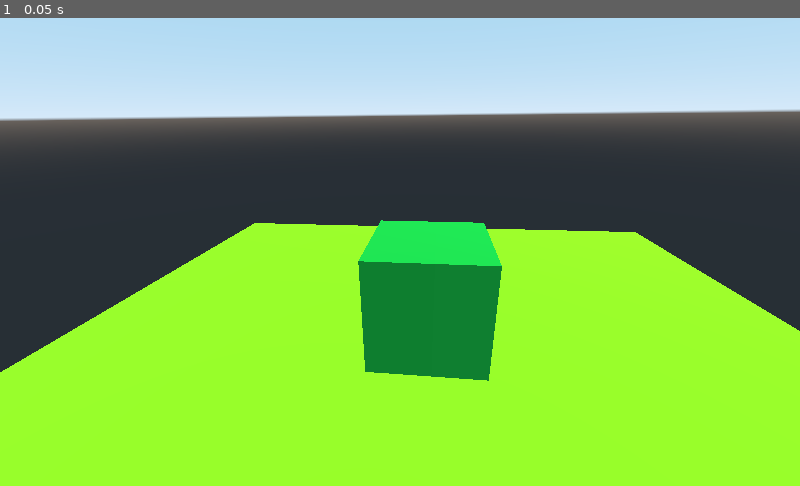
Above: before the commit, frame 1.
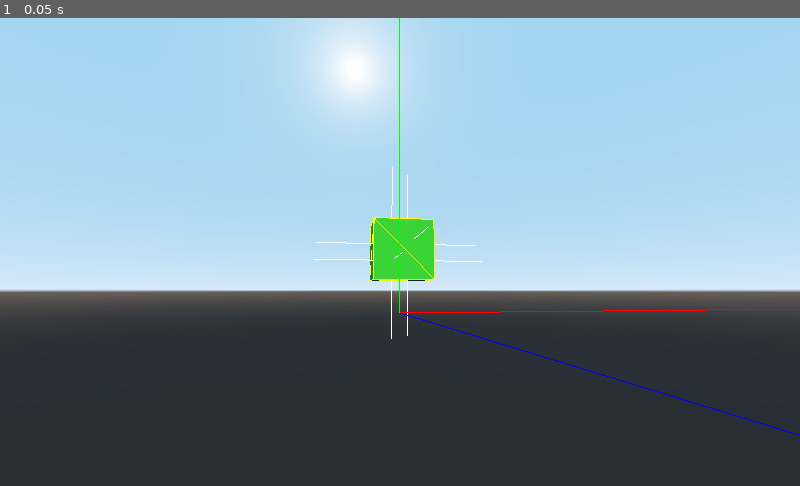
Above: after the commit, the same moment.

Repository: rballonline/MeshManipulation
Game: Godot game, scene res://Main.tscn
The game is run twice, just before and just after one commit, with the same random seed, the same clock (stepped at 60 frames per second) and the same inputs.
Inputs:
- Up to frame 1 (0.05 s): no input

The runs differ from the first frame. In frame 1, 88% of the frame differs, in the area x 0-100%, y 0-100%.

Commit message:
Completed

Diff:
--- a/Main.tscn
+++ b/Main.tscn
@@ -1,43 +1,27 @@
-[gd_scene load_steps=7 format=2]
+[gd_scene load_steps=5 format=2]
 
 [ext_resource path="res://Scripts/Main.gd" type="Script" id=1]
+[ext_resource path="res://Scripts/Camera.gd" type="Script" id=2]
 
-[sub_resource type="SpatialMaterial" id=1]
-albedo_color = Color( 0.0627451, 0.8, 0.25098, 1 )
-
-[sub_resource type="CubeMesh" id=2]
-material = SubResource( 1 )
-
-[sub_resource type="BoxShape" id=5]
-
-[sub_resource type="SpatialMaterial" id=3]
+[sub_resource type="SpatialMaterial" id=4]
 albedo_color = Color( 0.592157, 0.905882, 0.0862745, 1 )
 
-[sub_resource type="CubeMesh" id=4]
-material = SubResource( 3 )
+[sub_resource type="CubeMesh" id=5]
+material = SubResource( 4 )
 
 [node name="Main" type="Spatial"]
 transform = Transform( 1, 0, 0, 0, 0.99977, 0.021431, 0, -0.021431, 0.99977, 0, 0, 0 )
 script = ExtResource( 1 )
-show_wireframe = false
-show_axes = false
-show_face_normals = false
 
 [node name="Meshes" type="Node" parent="."]
 
 [node name="Cube" type="MeshInstance" parent="Meshes"]
 transform = Transform( 1, 0, 0, 0, 1, 0, 0, 0, 1, 0, 1.07597, 0 )
-mesh = SubResource( 2 )
-material/0 = null
-
-[node name="StaticBody" type="StaticBody" parent="Meshes/Cube"]
-
-[node name="CollisionShape" type="CollisionShape" parent="Meshes/Cube/StaticBody"]
-shape = SubResource( 5 )
 
 [node name="Floor" type="MeshInstance" parent="Meshes"]
 transform = Transform( 6.88346, 0, 0, 0, 0.0447118, 0, 0, 0, 7.16078, 0, 0, 0 )
-mesh = SubResource( 4 )
+visible = false
+mesh = SubResource( 5 )
 material/0 = null
 
 [node name="Lights" type="Node" parent="."]
@@ -45,11 +29,12 @@
 [node name="DirectionalLight" type="DirectionalLight" parent="Lights"]
 transform = Transform( 1, 0, 0, 0, 0.778528, 0.62761, 0, -0.62761, 0.778528, 0, 3.77816, 3.77808 )
 
-[node name="CameraAnchor" type="Spatial" parent="."]
-transform = Transform( 0.391454, -0.0197208, 0.919986, 0.0197208, 0.999721, 0.0130388, -0.919987, 0.0130388, 0.391734, 0, 0, 0 )
+[node name="CameraGimbal" type="Spatial" parent="."]
+transform = Transform( 1, 0, 0, 0, 1, 0, 0, 0, 1, 0, 0, 0 )
 
-[node name="Camera" type="Camera" parent="CameraAnchor"]
-transform = Transform( 0.871787, -0.177322, 0.456666, -9.31323e-10, 0.932191, 0.361967, -0.489885, -0.315558, 0.812672, 2.14561, 3.89777, 4.89912 )
-[connection signal="input_event" from="Meshes/Cube/StaticBody" to="." method="_on_StaticBody_input_event"]
-[connection signal="mouse_entered" from="Meshes/Cube/StaticBody" to="." method="_on_StaticBody_mouse_entered"]
-[connection signal="mouse_exited" from="Meshes/Cube/StaticBody" to="." method="_on_StaticBody_mouse_exited"]
+[node name="InnerGimbal" type="Spatial" parent="CameraGimbal"]
+transform = Transform( 1, -4.65661e-10, 0, 9.31323e-10, 1, 9.31323e-10, 0, 9.31323e-10, 1, 0, 0, 0 )
+
+[node name="Camera" type="Camera" parent="CameraGimbal/InnerGimbal"]
+transform = Transform( 0.999999, -2.3283e-09, 2.98023e-08, 1.86264e-09, 1, -7.45058e-09, -2.98023e-08, 5.58794e-09, 1, -0.855393, 0.263348, 5.88796 )
+script = ExtResource( 2 )
--- /dev/null
+++ b/Scripts/Camera.gd
@@ -0,0 +1,17 @@
+extends Camera
+
+
+# Declare member variables here. Examples:
+# var a = 2
+# var b = "text"
+
+
+# Called when the node enters the scene tree for the first time.
+func _ready():
+	var cube = get_node("/root/Main/Meshes/Cube")
+	look_at(cube.global_transform.origin, Vector3(0,1,0))
+
+
+# Called every frame. 'delta' is the elapsed time since the previous frame.
+#func _process(delta):
+#	pass
--- a/Scripts/Main.gd
+++ b/Scripts/Main.gd
@@ -3,11 +3,15 @@
 var is_rotate_enabled = false
 var is_zoom_enabled = false
 var input_start_position = Vector2()
-var camera_anchor
+var camera_gimble
+var inner_gimbal
 var rotation_speed = 0.2
 var zoom_step = 0.002
 var camera
 var zoom_min = 3
+export var invert_x = false
+export var invert_y = false
+export var mouse_sensitivity = 0.005
 
 export var show_wireframe = true
 export var show_axes = true
@@ -29,23 +33,26 @@
 	if event.is_action_pressed("ui_exit"):
 		get_tree().quit()
 
-	if event is InputEventMouse:
-		var delta = input_start_position - event.get_position()
+	if event is InputEventMouseMotion:
 		if is_rotate_enabled:
-			print("Delta x:", delta.x, " y: ", delta.y)
-			camera_anchor.rotate_y(deg2rad(delta.x) * rotation_speed)
-			#camera_anchor.rotate_z(deg2rad(delta.y) * rotation_speed) # Hmm
-			input_start_position = event.get_position()
+			if event.relative.x != 0:
+				var dir = 1 if invert_x else -1
+				camera_gimble.rotate_object_local(Vector3.UP, dir * event.relative.x * mouse_sensitivity)
+			if event.relative.y != 0:
+				var dir = 1 if invert_y else -1
+				inner_gimbal.rotate_object_local(Vector3.RIGHT, dir * event.relative.y * mouse_sensitivity)
 		elif is_zoom_enabled:
-			var camera_to_anchor = camera_anchor.get_global_transform().origin - camera.get_global_transform().origin
+			var camera_to_anchor = camera_gimble.get_global_transform().origin - camera.get_global_transform().origin
 			var length = camera_to_anchor.length()
-			if(length > zoom_min):
-				camera.global_translate((delta.y * zoom_step) * camera_to_anchor)
-			input_start_position = event.get_position()
+			if length > zoom_min or event.relative.y < 0:
+				camera.global_translate((event.relative.y * zoom_step) * camera_to_anchor)
 
 func _ready():
-	camera_anchor = get_node("CameraAnchor")
-	camera = get_node("CameraAnchor/Camera")
+	camera_gimble = get_node("CameraGimbal")
+	inner_gimbal = get_node("CameraGimbal/InnerGimbal")
+	camera = get_node("CameraGimbal/InnerGimbal/Camera")
+
+	createAndAssignCubeMesh()
 
 	if show_wireframe:
 		drawWireframe()
@@ -53,6 +60,72 @@
 		drawAxes()
 	if show_face_normals:
 		drawSurfaceNormals()
+
+func createAndAssignCubeMesh():
+	var uniqueCubeVertices = [
+		Vector3(-0.5,0.5,0.5),
+		Vector3(0.5,0.5,0.5),
+		Vector3(0.5,-0.5,0.5),
+		Vector3(-0.5,-0.5,0.5),
+
+		Vector3(-0.5,0.5,-0.5),
+		Vector3(0.5,0.5,-0.5),
+		Vector3(0.5,-0.5,-0.5),
+		Vector3(-0.5,-0.5,-0.5),
+	]
+
+	var front_face = [
+		uniqueCubeVertices[0], uniqueCubeVertices[1], uniqueCubeVertices[2],
+		uniqueCubeVertices[0], uniqueCubeVertices[2], uniqueCubeVertices[3]
+	]
+
+	var back_face = [
+		uniqueCubeVertices[4], uniqueCubeVertices[6], uniqueCubeVertices[5],
+		uniqueCubeVertices[4], uniqueCubeVertices[7], uniqueCubeVertices[6]
+	]
+
+	var left_face = [
+		uniqueCubeVertices[0], uniqueCubeVertices[7], uniqueCubeVertices[4],
+		uniqueCubeVertices[0], uniqueCubeVertices[3], uniqueCubeVertices[7]
+	]
+
+	var right_face = [
+		uniqueCubeVertices[1], uniqueCubeVertices[5], uniqueCubeVertices[6],
+		uniqueCubeVertices[1], uniqueCubeVertices[6], uniqueCubeVertices[2]
+	]
+
+	var top_face = [
+		uniqueCubeVertices[0], uniqueCubeVertices[4], uniqueCubeVertices[1],
+		uniqueCubeVertices[4], uniqueCubeVertices[5], uniqueCubeVertices[1]
+	]
+
+	var bottom_face = [
+		uniqueCubeVertices[7], uniqueCubeVertices[3], uniqueCubeVertices[2],
+		uniqueCubeVertices[6], uniqueCubeVertices[7], uniqueCubeVertices[2]
+	]
+
+	var cube_faces = front_face + back_face + left_face + right_face + top_face + bottom_face
+
+	var sTool = SurfaceTool.new()
+	sTool.begin(Mesh.PRIMITIVE_TRIANGLES)
+
+	for x in cube_faces:
+		sTool.add_vertex(x)
+
+	sTool.generate_normals()
+	var cube = $Meshes/Cube
+	cube.mesh = sTool.commit()
+
+	var material = SpatialMaterial.new()
+	material.albedo_color = Color("36c92a")
+	cube.material_override = material
+
+	cube.create_convex_collision()
+	var cubesStaticBody = cube.get_child(0)
+	cubesStaticBody.connect("input_event", get_node("/root/Main"), "_on_StaticBody_input_event")
+	cubesStaticBody.connect("mouse_exited", get_node("/root/Main"), "_on_StaticBody_mouse_exited")
+	cubesStaticBody.connect("mouse_entered", get_node("/root/Main"), "_on_StaticBody_mouse_entered")
+
 
 func drawSurfaceNormals():
 	var cubeMeshInstance = get_node("Meshes/Cube")
@@ -145,6 +218,12 @@
 	ig.set_scale(Vector3(sf, sf, sf))
 	cubeMeshInstance.add_child(ig)
 
+static func rotate_vector3_around(var v3_pos,var v3_pivot,var y_angle):
+		var dir = v3_pos - v3_pivot
+		dir = Quat(Vector3(0,1,0),y_angle) * dir
+		var point = dir - v3_pivot
+		return point
+
 func _on_StaticBody_mouse_entered():
 	print("In cube")
 
